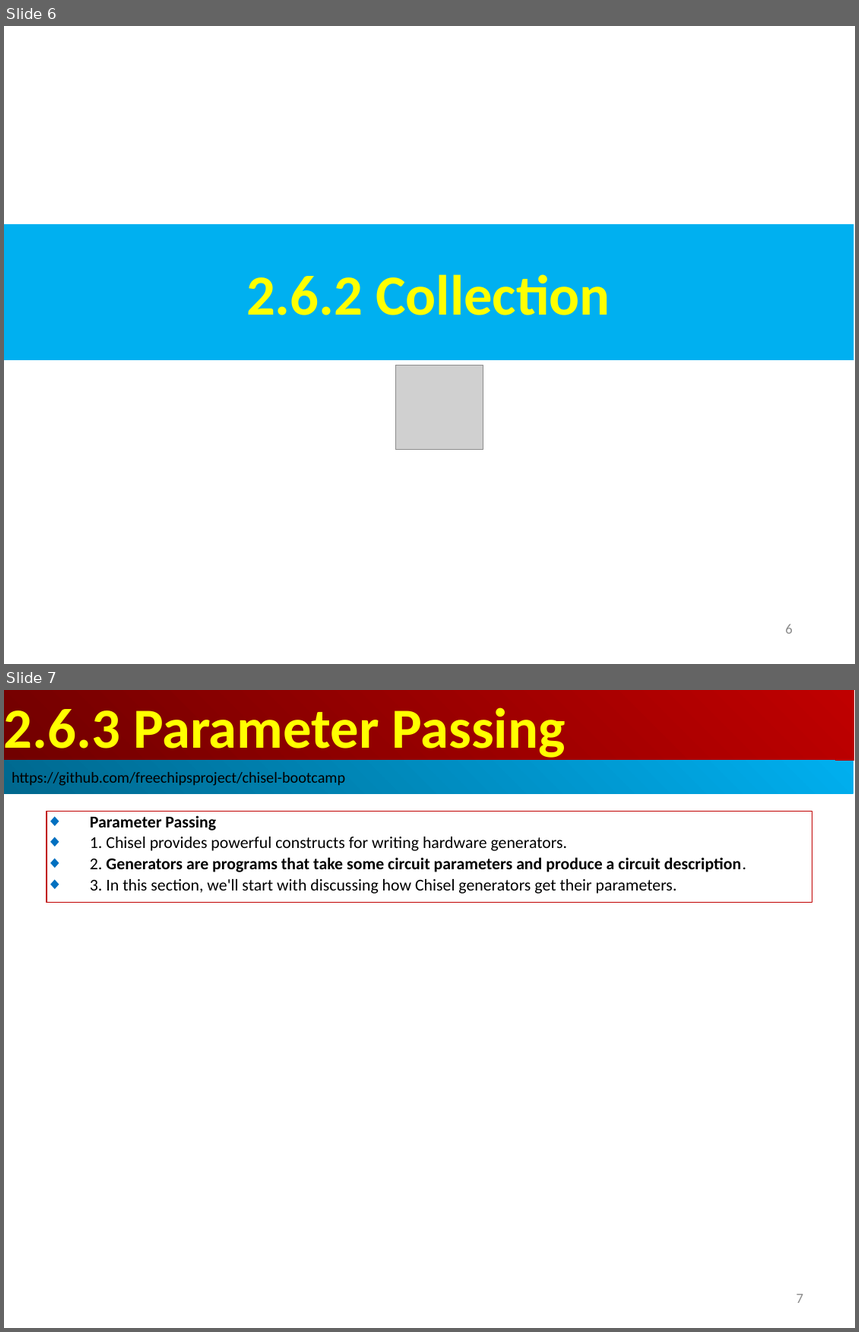
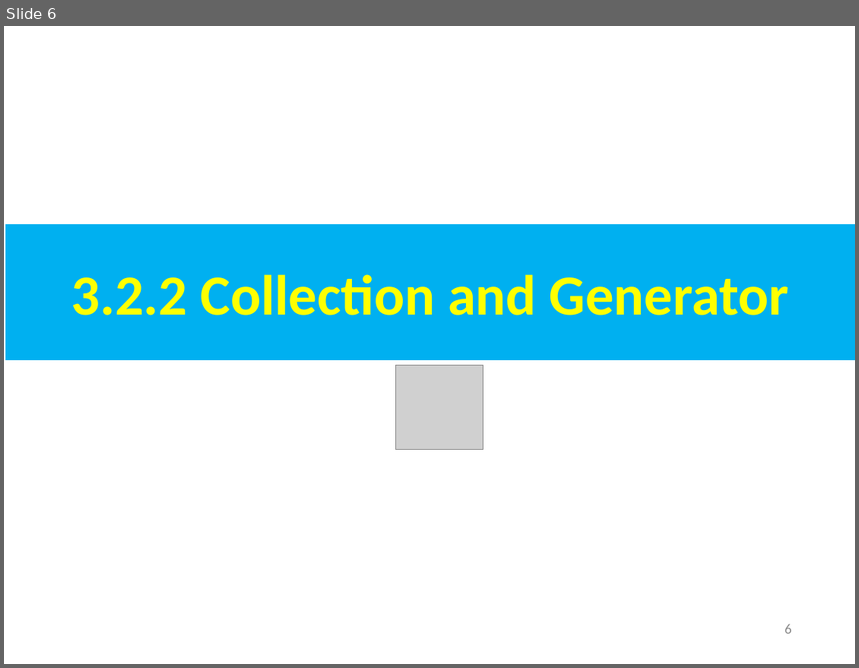
Before and after one commit to peterhchen/AIU_CS800_Chisel, a slide deck: 300_UCB_BC/003.2_Collection/000_Video/003.2_Collection.ppt. Shown one above the other, each under a label of ours: slides 6 and 7 before the commit, slide 6 after it. The pictures are 859x1332 and 859x668 pixels, drawn with LibreOffice and Linux fonts; fonts in the diff are those of the drawing; grey boxes stand for pictures. Boxes give left, top, right and bottom in pixels: in the first picture for what was removed or moved away, otherwise in the second. Text is boxed around its words. In the diff, an @@ line names an element or a change of style, - is before the commit and + after.

```diff
--- a/300_UCB_BC/003.2_Collection/000_Video/003.2_Collection.ppt
+++ b/300_UCB_BC/003.2_Collection/000_Video/003.2_Collection.ppt
@@ slide 7 removed at [4,690,855,1328], background #FFFFFF @@
@@ rectangle removed at [4,690,854,761] @@
-2.6.3 Parameter Passing
@@ rectangle removed at [4,761,854,794] @@
-https://github.com/freechipsproject/chisel-bootcamp
@@ rectangle removed at [47,811,813,903] @@
-◆ Parameter Passing
-◆ 1. Chisel provides powerful constructs for writing hardware generators.
-◆ 2. Generators are programs that take some circuit parameters and produce a circuit description.
-◆ 3. In this section, we'll start with discussing how Chisel generators get their parameters.
@@ page number removed at [797,1294,804,1303] @@
-7
@@ slide 6 changed as well @@
@@ text in rectangle at [71,275,789,316]: text changed @@
-2.6.2 Collection
+3.2.2 Collection and Generator
```
Also in this commit, not shown: 6 other slides changed, 27 slides added.
